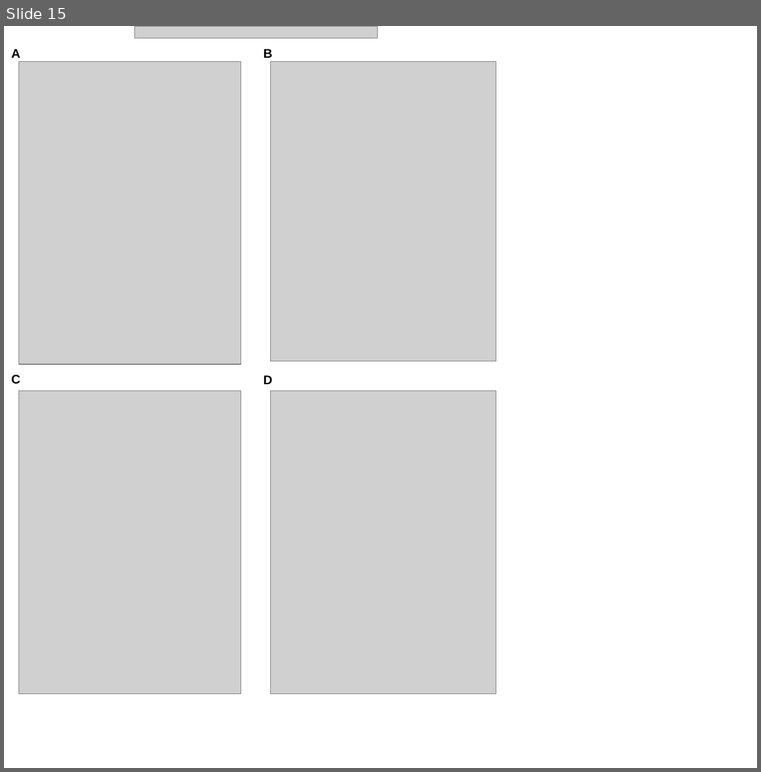
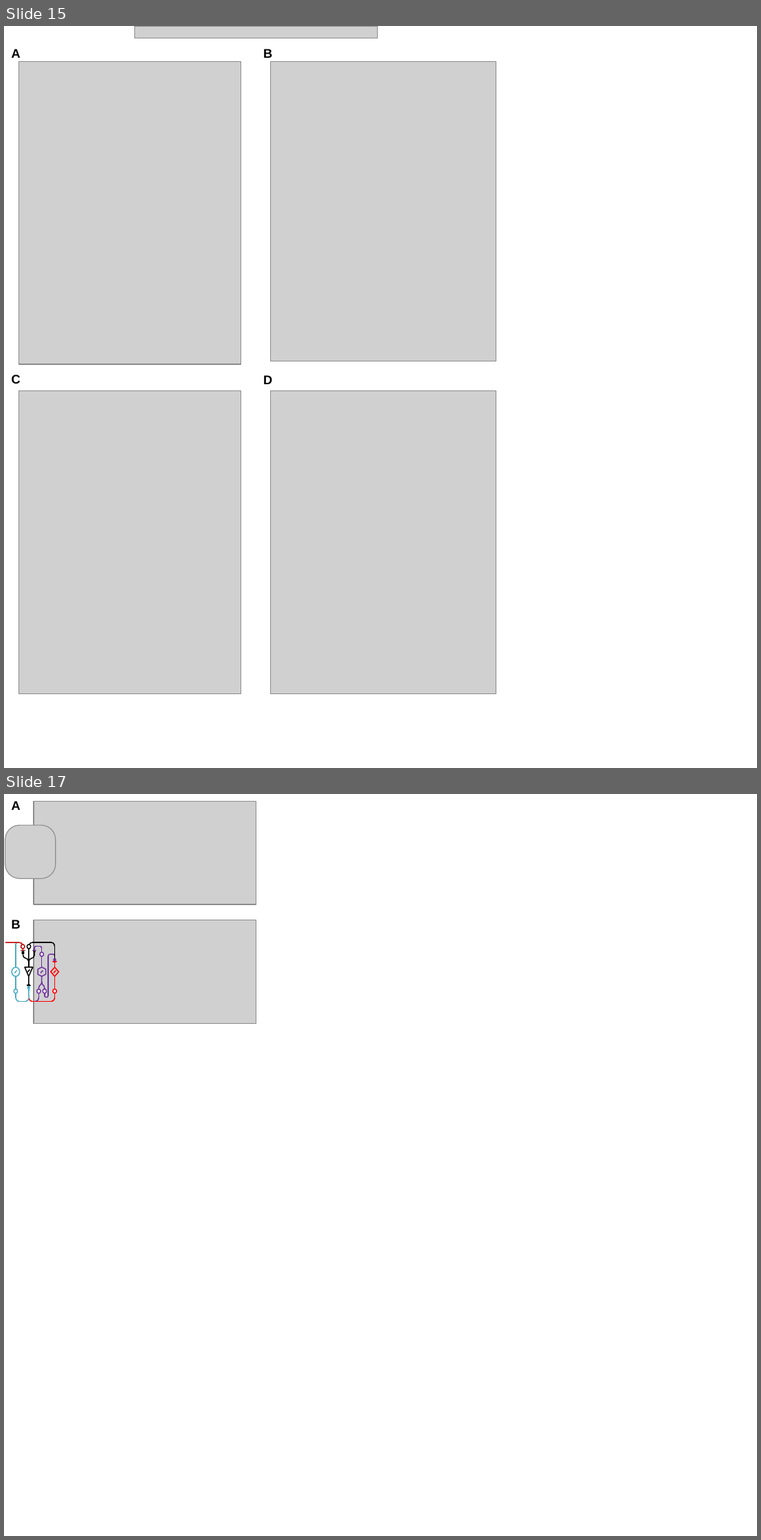
Before and after one commit to RichardBalson/Real-Data-Estimation, a slide deck: fig/EstimationFigures.pptx. Shown one above the other, each under a label of ours: slide 15 before the commit, slides 15 and 17 after it; the slides between them are not shown. The pictures are 761x772 and 761x1540 pixels, drawn with LibreOffice and Linux fonts; fonts in the diff are those of the drawing; grey boxes stand for pictures; background and template pictures are left out. Boxes give left, top, right and bottom in pixels: in the first picture for what was removed or moved away, otherwise in the second. Text is boxed around its words. In the diff, an @@ line names an element or a change of style, - is before the commit and + after.

```diff
--- a/fig/EstimationFigures.pptx
+++ b/fig/EstimationFigures.pptx
@@ slide 17 added at <box>4,794,757,1536</box>, background #FFFFFF @@
@@ text added at <box>12,801,21,810</box>, 12 pt, text #000000, bold @@
+A
@@ picture added at <box>34,802,256,905</box> @@
@@ picture added at <box>5,825,56,878</box> @@
@@ text added at <box>12,919,21,931</box>, 12 pt, text #000000, bold @@
+B
@@ picture added at <box>34,920,256,1023</box> @@
@@ group added at <box>5,942,59,1001</box>: 43 lines, 16 arc (boxed as its full ellipse)s, 9 ellipses, 8 curved lines, 2 triangles, 2 rectangles, 1 hexagon, 1 diamond @@
```
Also in this commit, not shown: 3 other slides added, 2 other files.
